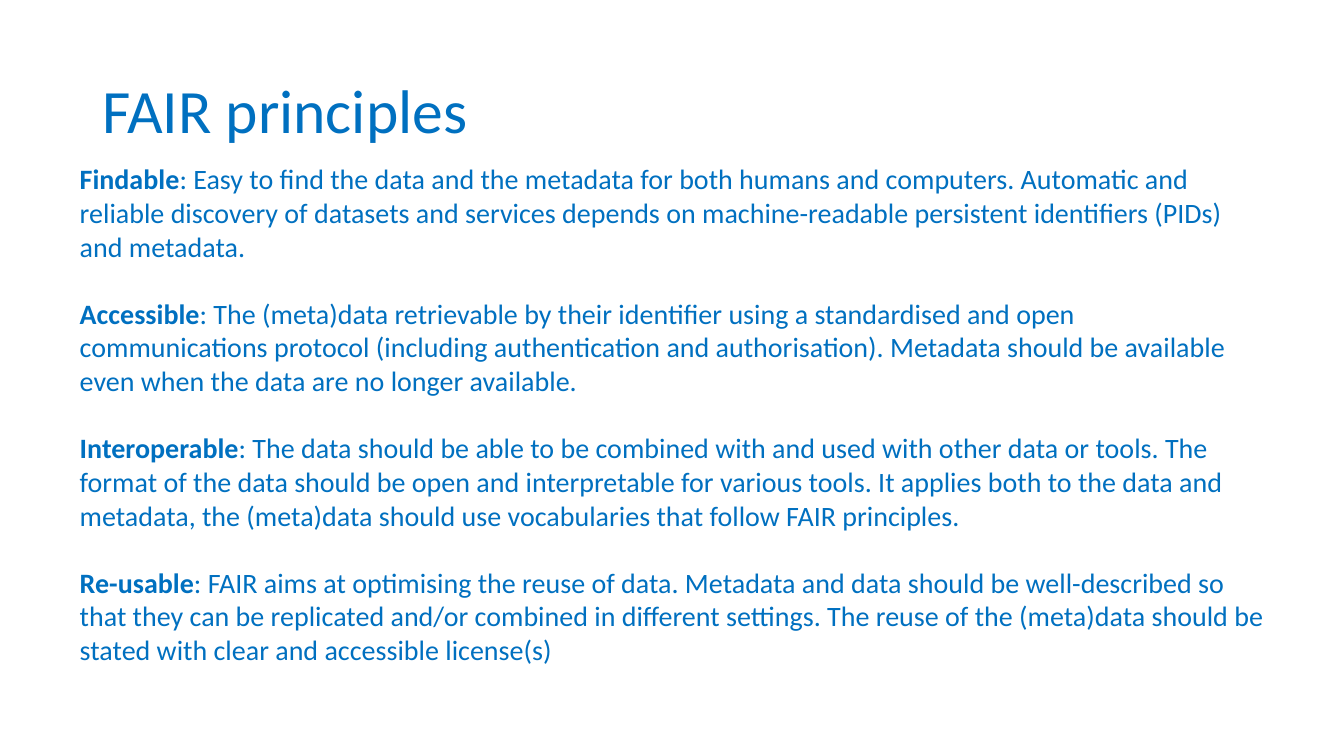
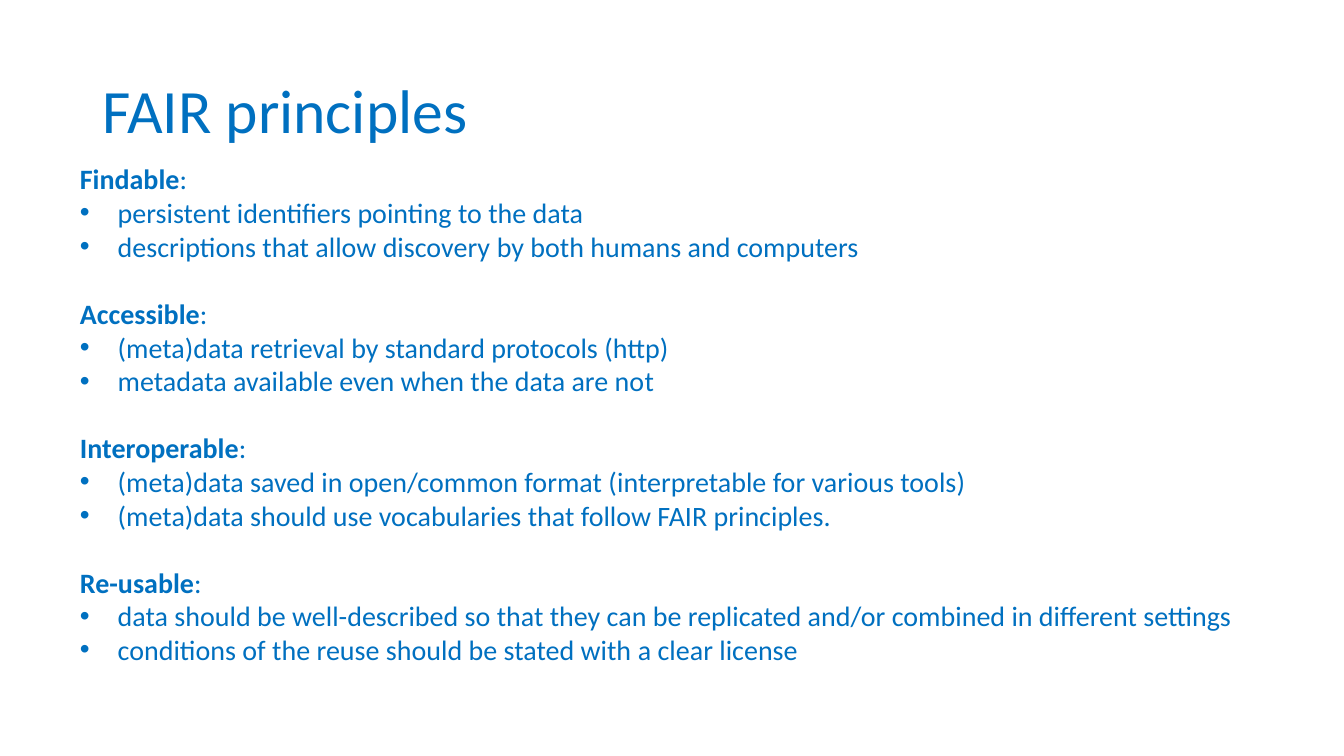
Before and after one commit to carpentries-incubator/fair-bio-practice, a slide deck: slide 9 of instructors/03_Being_FAIR_Episode_v2.0.pptx. Drawn at 1344x756 pixels with LibreOffice and Linux fonts; fonts in the diff are those of the drawing; background and template pictures are left out. Boxes give left, top, right and bottom in pixels: in the first picture for what was removed or moved away, otherwise in the second. Text is boxed around its words. In the diff, an @@ line names an element or a change of style, - is before the commit and + after.

```diff
--- a/instructors/03_Being_FAIR_Episode_v2.0.pptx
+++ b/instructors/03_Being_FAIR_Episode_v2.0.pptx
@@ text at box(80, 169, 1231, 661): text changed @@
-Findable: Easy to find the data and the metadata for both humans and computers. Automatic and reliable discovery of datasets and services depends on machine-readable persistent identifiers (PIDs) and metadata.
-Accessible: The (meta)data retrievable by their identifier using a standardised and open communications protocol (including authentication and authorisation). Metadata should be available even when the data are no longer available.
-Interoperable: The data should be able to be combined with and used with other data or tools. The format of the data should be open and interpretable for various tools. It applies both to the data and metadata, the (meta)data should use vocabularies that follow FAIR principles.
-Re-usable: FAIR aims at optimising the reuse of data. Metadata and data should be well-described so that they can be replicated and/or combined in different settings. The reuse of the (meta)data should be stated with clear and accessible license(s)
+Findable:
+• persistent identifiers pointing to the data
+• descriptions that allow discovery by both humans and computers
+Accessible:
+• (meta)data retrieval by standard protocols (http)
+• metadata available even when the data are not
+Interoperable:
+• (meta)data saved in open/common format (interpretable for various tools)
+• (meta)data should use vocabularies that follow FAIR principles.
+Re-usable:
+• data should be well-described so that they can be replicated and/or combined in different settings
+• conditions of the reuse should be stated with a clear license
```
Also in this commit, not shown: 1 other file.
